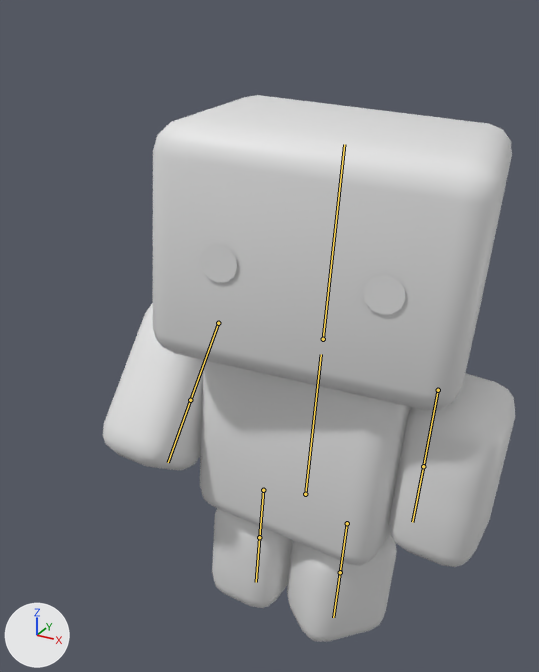
Renders of the Blender file 3d/goobs.blend from each side of a commit.
Camera for both pictures: a 50 mm lens placed at (1.7, -3.28, 3.43), pointed at (-0.18, 0.14, 1.72). The axes (+X, +Y, +Z) are drawn at lower left. The lights are the same throughout. The older version comes first. Both versions are drawn at frame 20 of the action 'Walking'; the numbers are the values there. The bones that bend it are drawn over the model as lines.
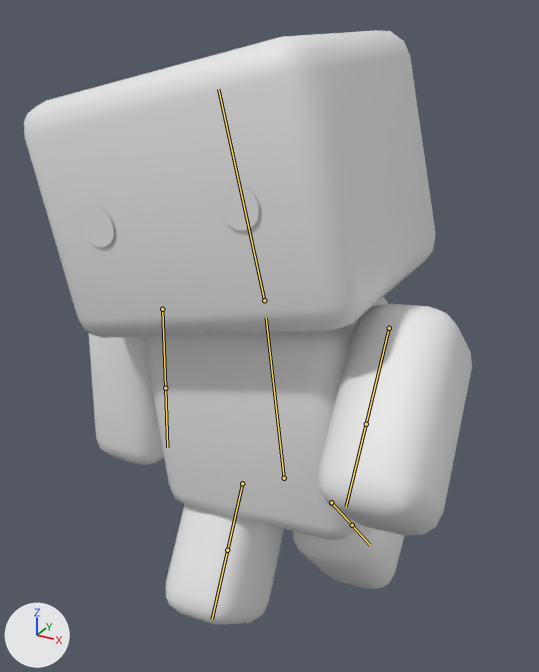
Location of each change, [x1, y1, x2, y2] in pixels of the pictures (539 x 672 px):
'Cube', posed (9% wider, 9% taller)
    before: [103, 95, 515, 641]
    after: [24, 30, 472, 625]
bone 'Torso', root to tip
    before: (305, 494) to (321, 354)
    after: (284, 478) to (266, 318)
bone 'RightThigh', root to tip
    before: (263, 490) to (259, 537)
    after: (242, 483) to (227, 550)
bone 'LeftThigh', root to tip
    before: (347, 523) to (340, 572)
    after: (331, 502) to (352, 525)
bone 'RightArm', root to tip
    before: (218, 323) to (190, 400)
    after: (162, 309) to (165, 388)
bone 'LeftArm', root to tip
    before: (438, 390) to (423, 466)
    after: (389, 328) to (366, 424)
bone 'Head', root to tip
    before: (323, 339) to (344, 144)
    after: (264, 300) to (218, 89)

The change in detail:
Bone 'Torso' (bone_torso) moves from (0.0, -0.3, -0.3) to (0.0, 0.0, 0.0).
Bone 'Torso' (bone_torso) turns from (0, 0, -5) to (0, 0, 7) degrees about its own x, y and z.
Bone 'RightThigh' (bone_rightthigh) turns from (0, 0, 0) to (38, 0, 0) degrees about its own x, y and z.
Bone 'LeftThigh' (bone_leftthigh) turns from (0, 40, 0) to (-38, 0, 0) degrees about its own x, y and z.
Bone 'RightArm' (bone_rightarm) turns from (35, 0, 0) to (5, 0, -5) degrees about its own x, y and z.
Bone 'LeftArm' (bone_leftarm) turns from (0, 0, 0) to (45, 0, 0) degrees about its own x, y and z.
Bone 'Head' (bone_head) turns from (0, 10, 0) to (0, 0, 7) degrees about its own x, y and z.
